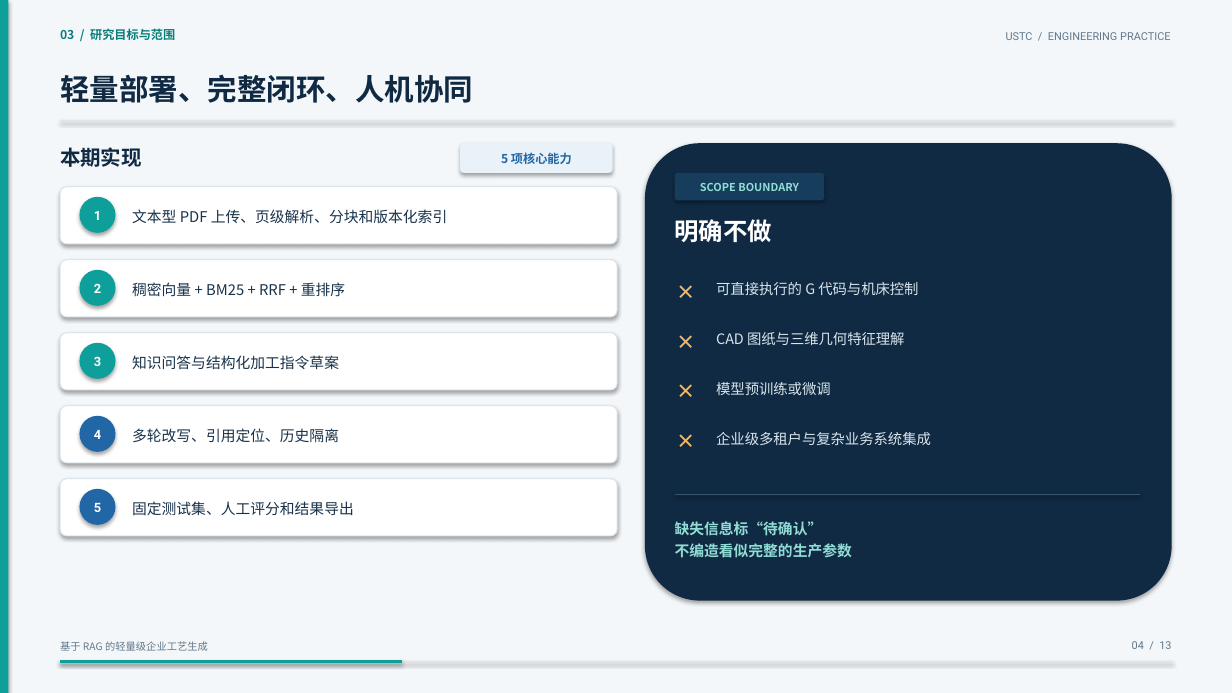
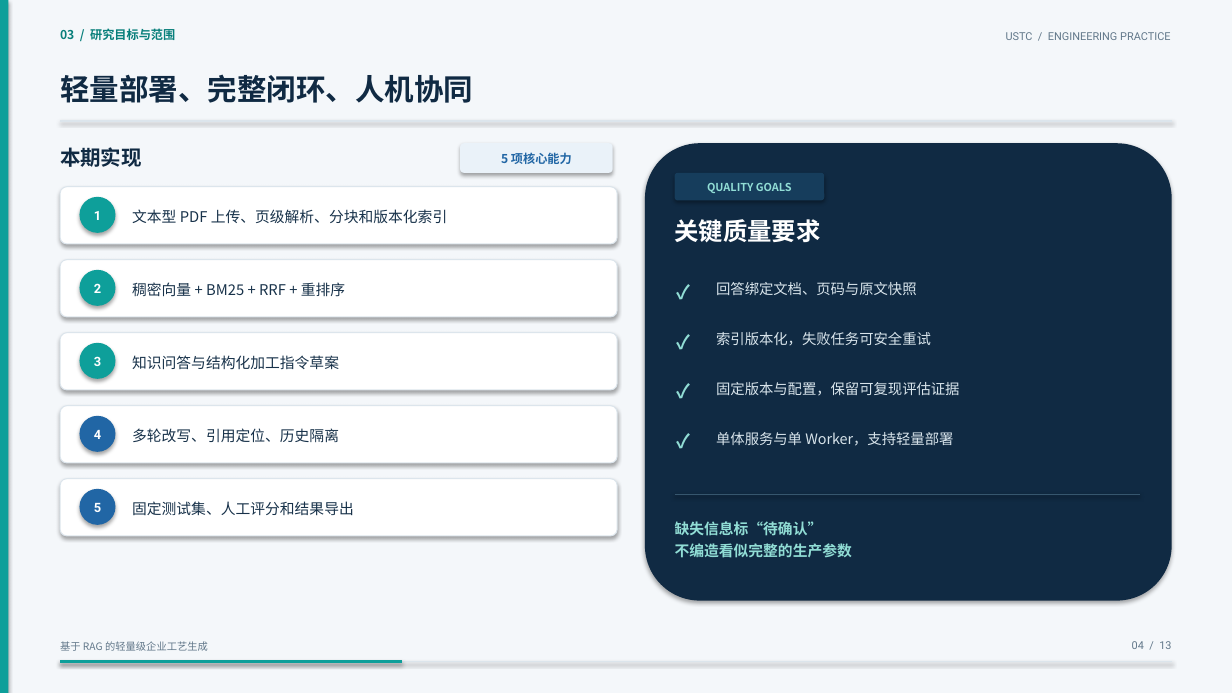
Before and after one commit to SWAlbert-0/Process-craft-rag, a slide deck: slide 4 of docs/开题报告.pptx. Drawn at 1232x693 pixels with LibreOffice and Linux fonts; fonts in the diff are those of the drawing. Boxes give left, top, right and bottom in pixels: in the first picture for what was removed or moved away, otherwise in the second. Text is boxed around its words. In the diff, an @@ line names an element or a change of style, - is before the commit and + after.

Commit message:
feat: docs-ppt

```diff
--- a/docs/开题报告.pptx
+++ b/docs/开题报告.pptx
@@ text at [707,183,792,193]: text changed @@
-SCOPE BOUNDARY
+QUALITY GOALS
@@ text at [675,219,821,242]: text changed @@
-明确不做
+关键质量要求
@@ text at [677,277,704,305]: text changed; text colour #F2B86A to #91DDD5 @@
-×
+✓
@@ text at [716,282,917,295]: text changed @@
-可直接执行的 G 代码与机床控制
+回答绑定文档、页码与原文快照
@@ text at [677,327,704,355]: text changed; text colour #F2B86A to #91DDD5 @@
-×
+✓
@@ text at [716,332,931,345]: text changed @@
-CAD 图纸与三维几何特征理解
+索引版本化，失败任务可安全重试
@@ text at [677,377,704,405]: text changed; text colour #F2B86A to #91DDD5 @@
-×
+✓
@@ text at [716,382,959,396]: text changed @@
-模型预训练或微调
+固定版本与配置，保留可复现评估证据
@@ text at [677,427,704,455]: text changed; text colour #F2B86A to #91DDD5 @@
-×
+✓
@@ text at [716,432,953,446]: text changed @@
-企业级多租户与复杂业务系统集成
+单体服务与单 Worker，支持轻量部署
```
Also in this commit, not shown: 3 other files.
